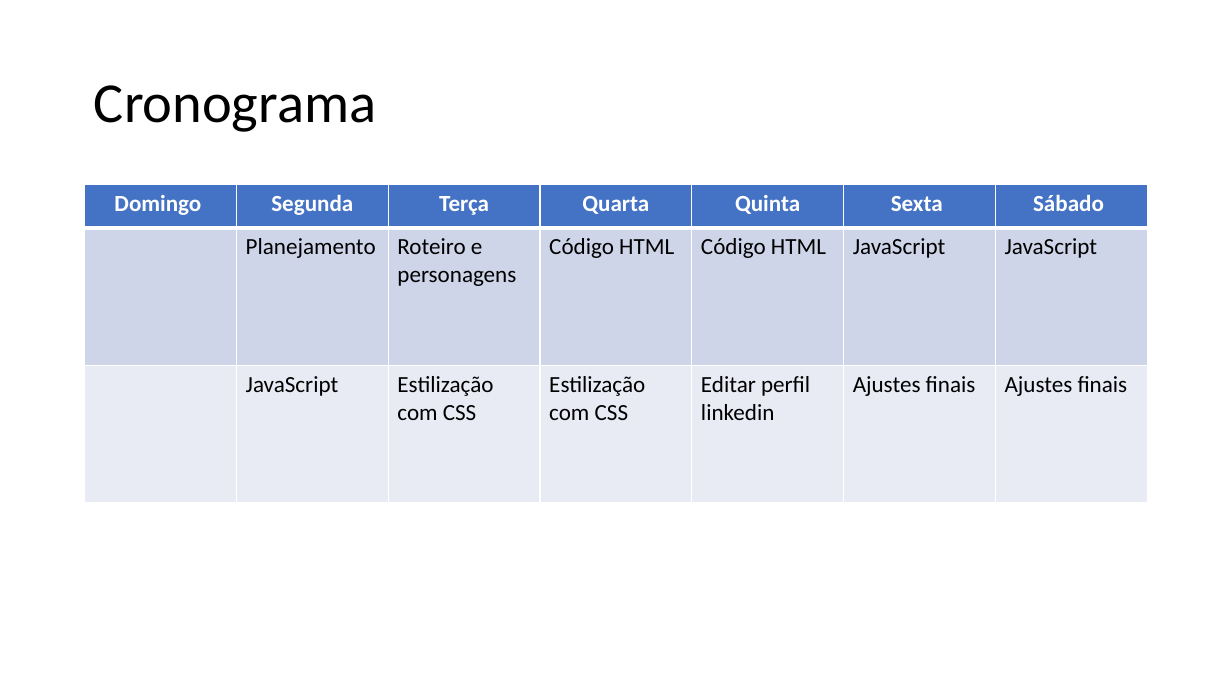
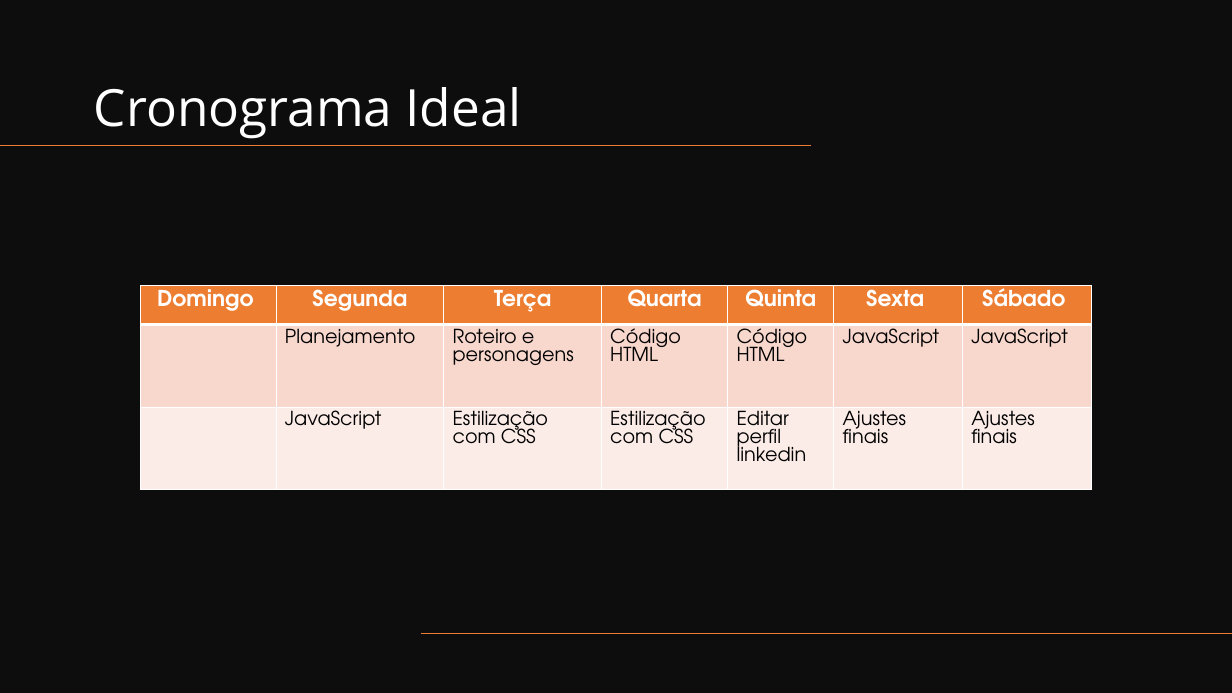
Before and after one commit to Jessica-s-paiva/Jogo-de-escolhas, a slide deck: slide 2 of materiais-complementares/fluxograma projeto.pptx. Drawn at 1232x693 pixels with LibreOffice and Linux fonts; fonts in the diff are those of the drawing. Boxes give left, top, right and bottom in pixels: in the first picture for what was removed or moved away, otherwise in the second. Text is boxed around its words. In the diff, an @@ line names an element or a change of style, - is before the commit and + after.

Commit message:
finalizei css página inicial e de escolha de personagens

```diff
--- a/materiais-complementares/fluxograma projeto.pptx
+++ b/materiais-complementares/fluxograma projeto.pptx
@@ rectangle added at <box>0,0,1232,693</box>, fill #0D0D0D @@
@@ title "Cronograma Ideal" at <box>94,87,522,139</box>: vertical alignment middle to bottom @@
@@ title at <box>94,87,522,139</box>: text changed; size 44 to 40 pt; font Calibri to Open Sans; text colour #000000 to #FFFFFF @@
-Cronograma
+Cronograma Ideal
@@ line added from (811, 146) to (0, 146), #ED7D31 1 pt @@
@@ table at <box>140,286,1092,490</box> @@
@@ fill #4472C4 to #ED7D31 in row 1 @@
@@ fill #CFD5EA to #F8D7CE in row 2 @@
@@ fill #E9EBF5 to #FCECE8 in row 3 @@
@@ size 18 to 17 pt in "Domingo", "Segunda", "Terça", "Quarta" and 3 more places @@
@@ font Calibri to TeX Gyre Adventor @@
@@ size 18 to 15 pt in "Planejamento", "Roteiro e personagens", "Código HTML", "Código HTML" and 8 more places @@
@@ table: place and size @@
-table at <box>85,185,1146,504</box>
+table at <box>140,286,1092,490</box>
@@ line added from (1232, 633) to (421, 633), #ED7D31 1 pt @@
```
Also in this commit, not shown: 1 other slide changed, 4 slides added, 5 other files.
